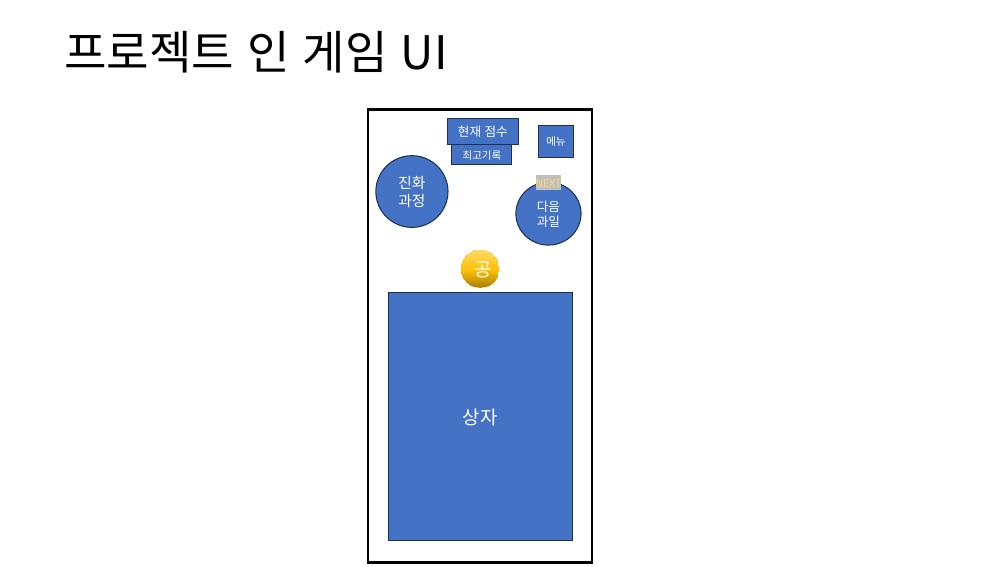
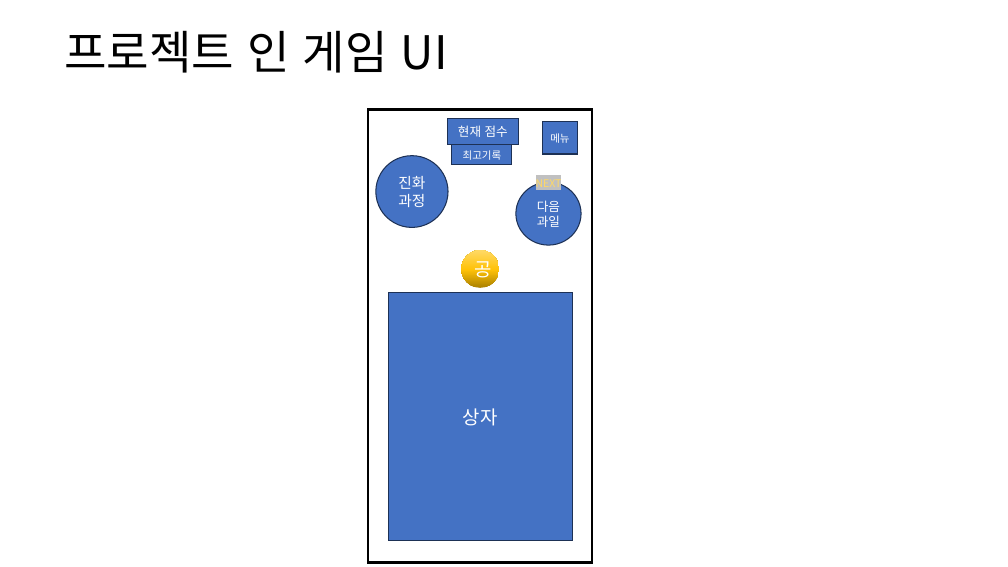
Before and after one commit to AniWhY0909/SSC_WM_Project, a slide deck: slide 17 of Documents/Suika.Watermelon/수박게임 UI 디자인(박정우).pptx. Drawn at 1008x567 pixels with LibreOffice and Linux fonts; fonts in the diff are those of the drawing. Boxes give left, top, right and bottom in pixels: in the first picture for what was removed or moved away, otherwise in the second. Text is boxed around its words. In the diff, an @@ line names an element or a change of style, - is before the commit and + after.

```diff
--- a/Documents/Suika.Watermelon/수박게임 UI 디자인(박정우).pptx
+++ b/Documents/Suika.Watermelon/수박게임 UI 디자인(박정우).pptx
@@ rectangle "메뉴": place and size @@
-rectangle "메뉴" at (538, 126, 573, 158)
+rectangle "메뉴" at (543, 122, 578, 154)
```
Also in this commit, not shown: 2 other slides changed, 1 slide added, 1 other file.
